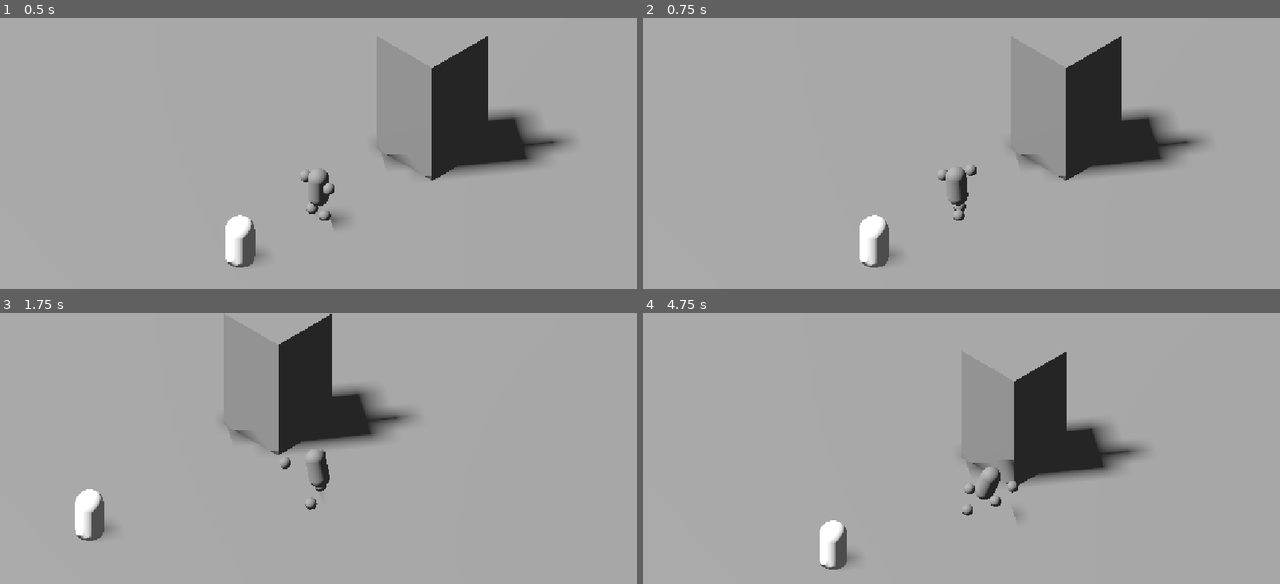
Above: before the commit, frames 1-4 (two rows, left to right).
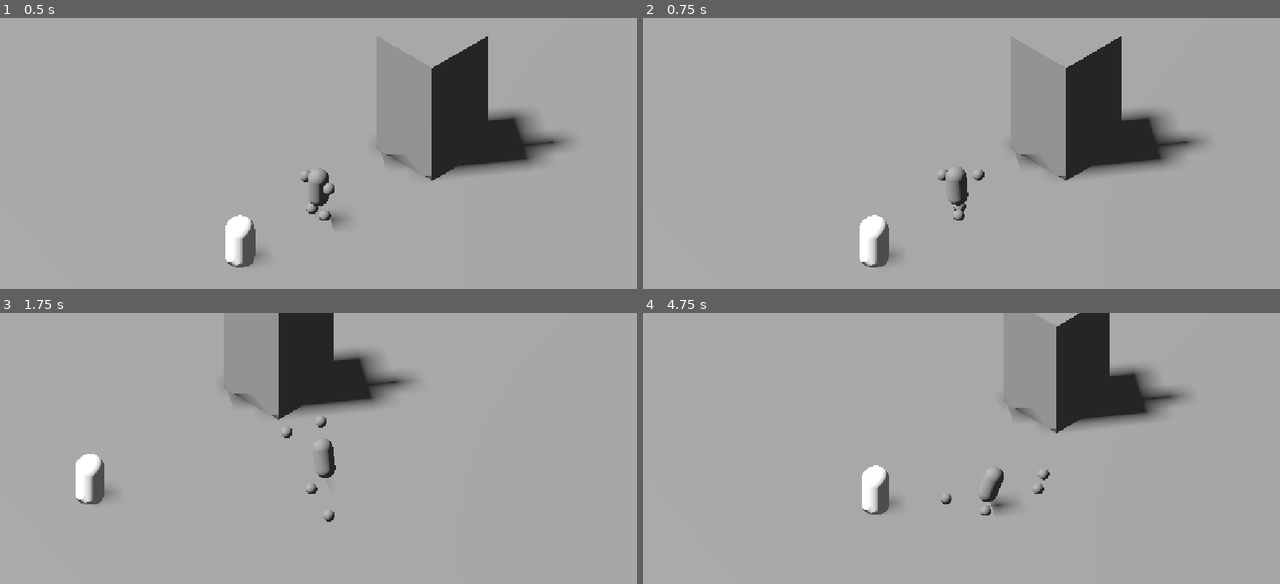
Above: after the commit, the same moments.

Repository: Virbek/3d-zelda-mole
Game: Godot game, scene res://TestingScene.tscn
Same seed, same stepped clock (60 frames per second), same inputs: the game is played once before the commit and once after it.
Inputs (mouse positions are in pixels of both pictures, inside the frame that each line leads up to):
- Up to frame 1 (0.5 s): no input
- Up to frame 2 (0.75 s): move the mouse to (1101, 180) at 0.52 s; press the mouse at (1101, 180) at 0.53 s; hold D (move_right) from 0.53 s (still down)
- Up to frame 3 (1.75 s): tap Shift (sprint) at 0.8, 1.35 s; move the mouse to (191, 510) at 1.27 s; release D (move_right) at 1.28 s; release the mouse at (191, 510) at 1.28 s; hold S (move_back) from 1.28 s (still down); tap Space (dodge, bound only after the commit) at 1.55 s
- Up to frame 4 (4.75 s): move the mouse to (1025, 413) at 2.02 s; release S (move_back) at 2.03 s; press the mouse at (1025, 413) at 2.03 s; hold D (move_right) 2.03-2.78 s; tap Space (dodge, bound only after the commit) at 2.1, 3.8, 4.35 s; move the mouse to (929, 565) at 2.77 s; release the mouse at (929, 565) at 2.78 s; hold Z (move_forward) 2.78-3.53 s; click (929, 565) at 2.85 s; tap Shift (sprint) at 3.05 s; move the mouse to (1152, 546) at 3.52 s; hold Shift (sprint) 3.53-4.28 s; hold Q (move_left) from 3.53 s (still down); move the mouse to (770, 437) at 4.27 s; click (770, 437) at 4.55 s

Frame 1 is identical in both runs. In frame 2, less than 0.1% of the frame differs, in the area x 50-54%, y 54-60%; in frame 3, 7.1%; in frame 4, 12%, in the area x 27-86%, y 0-95%.

Commit message:
add combo et dodge

Diff:
--- a/Script/player.gd
+++ /dev/null
@@ -1,38 +0,0 @@
-extends CharacterBody3D
-
-@export var speed: float = 6.0
-@export var acceleration: float = 25.0
-@export var rotation_speed: float = 14.0
-@export var gravity: float = 20.0
-
-@export var sprint_speed: float = 10.0
-
-var is_sprinting: bool = false
-
-const CAM_YAW := deg_to_rad(45.0)
-
-func _physics_process(delta: float) -> void:
-	if is_on_floor():
-		velocity.y = 0.0
-	else:
-		velocity.y -= gravity * delta
-
-	var input := Input.get_vector("move_left", "move_right", "move_forward","move_back")
-
-	var direction := Vector3(input.x, 0.0, input.y).rotated(Vector3.UP, CAM_YAW)
-
-	is_sprinting = Input.is_action_pressed("sprint") and direction.length_squared() > 0.01
-
-	var current_speed: float = sprint_speed if is_sprinting else speed
-
-	var target := direction* current_speed
-
-	velocity.x = move_toward(velocity.x, target.x, acceleration*delta)
-	velocity.z = move_toward(velocity.z, target.z, acceleration*delta)
-
-	if direction.length_squared() > 0.01:
-		var angle := atan2(-direction.x, -direction.z)
-		rotation.y = lerp_angle(rotation.y, angle, rotation_speed * delta)
-
-
-	move_and_slide()
--- /dev/null
+++ b/Script/player/combat.gd
@@ -0,0 +1,149 @@
+extends Node
+
+@export var rig_path: NodePath
+@export_flags_3d_physics var hit_mask: int = 2
+
+@export_group("Timings")
+## Durée de chaque coup du combo
+@export var durations: Array[float] = [0.26, 0.24, 0.42]
+## Début de la fenêtre d'enchaînement (fraction du coup)
+@export var chain_open: float = 0.40
+## Délai après la fin d'un coup avant reset du combo
+@export var chain_grace: float = 0.35
+
+@export_group("Hitbox")
+@export var hit_radius: float = 0.22
+@export var hit_windows: Array[Vector2] = [
+	Vector2(0.05, 0.95),
+	Vector2(0.05, 0.95),
+	Vector2(0., 1.00),
+]
+
+@export_group("Coup 3")
+@export var hop_force: float = 5.0
+@export var hop_forward: float = 2.5
+
+@onready var player: CharacterBody3D = get_parent()
+@onready var rig: Node3D = get_node(rig_path)
+
+var _step: int = 0          ## 0 = au repos, 1..3 = coup en cours
+var _t: float = 0.0
+var _buffered: bool = false
+var _grace: float = 0.0
+var _hit_list := []
+var _prev_pos := {}
+
+var is_attacking: bool:
+	get: return _step > 0
+
+
+func _unhandled_input(event: InputEvent) -> void:
+	if not event.is_action_pressed("attack"):
+		return
+	if player.is_dodging:
+		return
+
+	if _step == 0:
+		if _grace > 0.0 and _last_step < 3:
+			_start(_last_step + 1)
+		else:
+			_start(1)
+	elif _t >= chain_open and _step < 3:
+		_buffered = true   # mémorisé, joué à la fin du coup courant
+
+
+var _last_step: int = 0
+
+func _start(step: int) -> void:
+	_step = step
+	_last_step = step
+	_t = 0.0
+	_buffered = false
+	_grace = 0.0
+	_hit_list.clear()
+	_prev_pos.clear()
+	rig.play_attack(step)
+
+	if step == 3:
+		_hop()
+
+
+func _hop() -> void:
+	var fwd := -player.global_transform.basis.z
+	player.velocity.y = hop_force
+	player.velocity.x += fwd.x * hop_forward
+	player.velocity.z += fwd.z * hop_forward
+
+
+func _physics_process(delta: float) -> void:
+	if _grace > 0.0:
+		_grace = maxf(_grace - delta, 0.0)
+		if _grace == 0.0:
+			_last_step = 0
+
+	if _step == 0:
+		return
+
+	var prev := _t
+	_t += delta / durations[_step - 1]
+	rig.set_attack_progress(minf(_t, 1.0))
+
+	_check_hits(prev, minf(_t, 1.0))
+
+	if _t >= 1.0:
+		rig.end_attack()
+		_step = 0
+		_t = 0.0
+		_grace = chain_grace
+		if _buffered and _last_step < 3:
+			_start(_last_step + 1)
+
+
+@export var sweep_substeps: int = 6   ## découpage du balayage par frame
+
+
+func _check_hits(from_t: float, to_t: float) -> void:
+	var w: Vector2 = hit_windows[_step - 1]
+	if to_t < w.x or from_t > w.y:
+		return
+
+	# On ne teste que la portion réellement dans la fenêtre active
+	var a: float = maxf(from_t, w.x)
+	var b: float = minf(to_t, w.y)
+	if b <= a:
+		return
+
+	var sides := [1.0, -1.0] if _step == 3 else [1.0 if _step == 1 else -1.0]
+
+	for side in sides:
+		var prev: Vector3 = rig.get_attack_position(a, side)
+		for i in range(1, sweep_substeps + 1):
+			var t: float = lerp(a, b, float(i) / sweep_substeps)
+			var cur: Vector3 = rig.get_attack_position(t, side)
+			_sphere_at((prev + cur) * 0.5, hit_radius + prev.distance_to(cur) * 0.5)
+			prev = cur
+
+
+func _sphere_at(center: Vector3, radius: float) -> void:
+	var space := player.get_world_3d().direct_space_state
+
+	var shape := SphereShape3D.new()
+	shape.radius = radius
+
+	var params := PhysicsShapeQueryParameters3D.new()
+	params.shape = shape
+	params.transform = Transform3D(Basis(), center)
+	params.collision_mask = hit_mask
+	params.collide_with_areas = true
+	params.collide_with_bodies = false
+
+	for hit in space.intersect_shape(params, 8):
+		var e = hit.collider.get_parent()
+		if e in _hit_list:
+			continue
+		_hit_list.append(e)
+		if e.has_method("take_hit"):
+			var dir: Vector3 = e.global_position - player.global_position
+			dir.y = 0.0
+			if dir.length() > 0.01:
+				e.take_hit(dir.normalized())
--- /dev/null
+++ b/Script/player/player.gd
@@ -0,0 +1,86 @@
+extends CharacterBody3D
+
+@export var speed: float = 6.0
+@export var acceleration: float = 25.0
+@export var rotation_speed: float = 14.0
+@export var gravity: float = 20.0
+
+@export var sprint_speed: float = 10.0
+
+@export_group("Esquive")
+@export var dodge_speed: float = 16.0
+@export var dodge_duration: float = 0.26
+@export var dodge_cooldown: float = 0.18
+@export var iframe_window := Vector2(0.05, 0.65)
+
+var is_sprinting: bool = false
+
+const CAM_YAW := deg_to_rad(45.0)
+
+var is_dodging: bool = false
+var is_invulnerable: bool = false
+var _dodge_t: float = 0.0
+var _dodge_dir := Vector3.ZERO
+var _dodge_cd: float = 0.0
+
+func _physics_process(delta: float) -> void:
+
+	if is_on_floor():
+		velocity.y = 0.0
+	else:
+		velocity.y -= gravity * delta
+
+	var input := Input.get_vector("move_left", "move_right", "move_forward", "move_back")
+	var direction := Vector3(input.x, 0.0, input.y).rotated(Vector3.UP, CAM_YAW)
+
+	if _dodge_cd > 0.0:
+		_dodge_cd = maxf(_dodge_cd - delta, 0.0)
+
+	if Input.is_action_just_pressed("dodge") and not is_dodging and _dodge_cd <= 0.0:
+		is_dodging = true
+		_dodge_t = 0.0
+		_dodge_cd = dodge_duration + dodge_cooldown
+		# Sans input directionnel : pas en arrière
+		_dodge_dir = direction.normalized() if direction.length_squared() > 0.01 \
+			else -global_transform.basis.z * -1.0
+
+	is_sprinting = Input.is_action_pressed("sprint") and direction.length_squared() > 0.01
+
+	var current_speed: float = sprint_speed if is_sprinting else speed
+
+	var target := direction* current_speed
+
+	velocity.x = move_toward(velocity.x, target.x, acceleration*delta)
+	velocity.z = move_toward(velocity.z, target.z, acceleration*delta)
+
+	if direction.length_squared() > 0.01:
+		var angle := atan2(-direction.x, -direction.z)
+		rotation.y = lerp_angle(rotation.y, angle, rotation_speed * delta)
+
+
+	move_and_slide()
+
+	if is_dodging:
+		_dodge_t += delta / dodge_duration
+		is_invulnerable = _dodge_t >= iframe_window.x and _dodge_t <= iframe_window.y
+
+		# Tient la vitesse puis coupe net
+		var e: float = 1.0 - pow(_dodge_t, 3.0)
+		velocity.x = _dodge_dir.x * dodge_speed * e
+		velocity.z = _dodge_dir.z * dodge_speed * e
+
+		# Le perso regarde où il va
+		var a := atan2(-_dodge_dir.x, -_dodge_dir.z)
+		rotation.y = lerp_angle(rotation.y, a, 20.0 * delta)
+
+		if is_on_floor():
+			velocity.y = 0.0
+		else:
+			velocity.y -= gravity * delta
+
+		move_and_slide()
+
+		if _dodge_t >= 1.0:
+			is_dodging = false
+			is_invulnerable = false
+		return
--- a/Script/rig.gd
+++ b/Script/player/rig.gd
@@ -3,6 +3,10 @@
 ## Rig procédural style Rayman : pieds/mains détachés, corps tiré par un ressort.
 ## Les nœuds Body, FootL, FootR, HandL, HandR sont mis en top_level : ils vivent
 ## en coordonnées monde et peuvent donc prendre du retard sur le Player.
+##
+## Ce script ne gère QUE le visuel. La logique d'attaque (input, combo, dégâts)
+## vit dans Combat.gd, qui pilote ce rig via play_attack / set_attack_progress /
+## end_attack et lit get_attack_position pour ses hitbox.
 
 @export var player_path: NodePath
 
@@ -31,6 +35,10 @@
 @export var sprint_lead_multiplier: float = 1.8
 @export var sprint_swing_multiplier: float = 1.6
 
+@export_group("Esquive")
+@export var dodge_step_duration: float = 0.11
+@export var dodge_lead_multiplier: float = 2.6
+
 @export_group("Mains")
 @export var hand_offset := Vector3(0.55, 0.02, 0.05)  ## x latéral, y hauteur, z arrière
 @export var hand_stiffness: float = 55.0
@@ -38,14 +46,20 @@
 @export var hand_swing: float = 0.35
 
 @export_group("Attaque")
-@export var attack_reach: float = 0.85      ## rayon du balayage
+@export var attack_reach: float = 0.85      ## rayon du balayage circulaire
 @export var attack_height: float = 0.15     ## hauteur relative au centre du corps
-@export var attack_duration: float = 0.28
-@export var attack_arc: float = 180.0       ## amplitude en degrés
+@export var attack_arc: float = 180.0       ## amplitude du balayage en degrés
 @export var attack_recover: float = 0.12    ## retour progressif au ressort
-@export var hit_window := Vector2(0.15, 0.8)
-@export var hit_radius: float = 0.22
-@export_flags_3d_physics var hit_mask: int = 2  ## calque des ennemis
+
+@export_group("Coup 3 (frappe verticale)")
+@export var slam_wind_end: float = 0.45     ## fin de l'armé (fraction du coup)
+@export var slam_strike_end: float = 0.72   ## fin de l'abattement
+@export var slam_top: float = 1.15          ## hauteur au sommet de l'armé
+@export var slam_back: float = 0.55         ## recul derrière le corps à l'armé
+@export var slam_reach: float = 1.20        ## avancée au point d'impact
+@export var slam_bottom: float = -0.30      ## hauteur au point d'impact
+@export var slam_spread: float = 0.30       ## écartement des mains au repos
+@export var slam_join: float = 0.06         ## écartement au sommet (mains collées)
 
 @onready var player: CharacterBody3D = get_node(player_path)
 @onready var body: Node3D = $Body
@@ -78,10 +92,13 @@
 var _body_pos := Vector3.ZERO
 var _body_vel := Vector3.ZERO
 
-var _attacking := false
-var _attack_t := 0.0
-var _recover_t := 0.0
-var _already_hit := []
+var _was_dodging := false
+
+## Attaque : 0 = aucune, 1 = main droite, 2 = main gauche, 3 = slam deux mains
+var _atk_kind: int = 0
+var _atk_t: float = 0.0
+var _recover_t: float = 0.0
+var _recover_side: float = 0.0   ## 0 = les deux mains récupèrent
 
 
 func _ready() -> void:
@@ -110,19 +127,105 @@
 		_hands.append(h)
 
 
-func _unhandled_input(event: InputEvent) -> void:
-	if event.is_action_pressed("attack") and not _attacking:
-		_attacking = true
-		_attack_t = 0.0
-		_already_hit.clear()
-
-
 func _physics_process(delta: float) -> void:
 	_update_feet(delta)
 	_update_body(delta)
 	_update_hands(delta)
 
 
+# ---------------------------------------------------------------- API ATTAQUE
+# Appelée par Combat.gd. Le rig ne décide de rien, il joue.
+
+## kind : 1 = main droite, 2 = main gauche, 3 = slam des deux mains
+func play_attack(kind: int) -> void:
+	_atk_kind = kind
+	_atk_t = 0.0
+
+
+## Combat.gd fait avancer le temps, pour que visuel et hitbox restent synchrones
+func set_attack_progress(t: float) -> void:
+	_atk_t = t
+
+
+func end_attack() -> void:
+	_recover_side = 0.0 if _atk_kind == 3 else (1.0 if _atk_kind == 1 else -1.0)
+	_atk_kind = 0
+	_recover_t = attack_recover
+
+
+## Position d'une main à l'instant t. side : 1 = droite, -1 = gauche
+func get_attack_position(t: float, side: float) -> Vector3:
+	if _atk_kind == 3:
+		return _slam_position(t, side)
+	return _sweep_position(t, side)
+
+
+## Balayage circulaire horizontal.
+## Ancrage sur le corps (distance constante au buste),
+## orientation sur le Player (cap stable, jamais incliné).
+func _sweep_position(t: float, side: float) -> Vector3:
+	var half := deg_to_rad(attack_arc) * 0.5
+
+	# Adoucit le départ et la fin sans changer les extrémités
+	var e: float = t * t * (3.0 - 2.0 * t)
+
+	# La main droite balaye droite -> gauche, la gauche fait l'inverse
+	var angle: float = lerp(-half, half, e) * side
+
+	var fwd := Vector3.FORWARD.rotated(Vector3.UP, player.rotation.y)
+	var dir: Vector3 = fwd.rotated(Vector3.UP, angle)
+
+	var origin: Vector3 = body.global_position + Vector3.UP * attack_height
+	return origin + dir * attack_reach
+
+
+## Frappe verticale : armé haut et en arrière, abattement en arc, retour en garde.
+func _slam_position(t: float, side: float) -> Vector3:
+	var fwd := Vector3.FORWARD.rotated(Vector3.UP, player.rotation.y)
+	var right := Vector3.RIGHT.rotated(Vector3.UP, player.rotation.y)
+
+	# Points clés de la trajectoire, en coordonnées (avant, hauteur)
+	var p_rest := Vector2(hand_offset.z * -1.0, hand_offset.y)
+	var p_top := Vector2(-slam_back, slam_top)
+	var p_hit := Vector2(slam_reach, slam_bottom)
+
+	var pos: Vector2
+	var spread: float
+
+	if t < slam_wind_end:
+		# --- 1. Armé : les mains montent en arrière et se rejoignent ---
+		var k: float = t / slam_wind_end
+		var e: float = k * k * (3.0 - 2.0 * k)   # doux au départ et à l'arrivée
+		pos = p_rest.lerp(p_top, e)
+		spread = lerp(slam_spread, slam_join, e)
+
+	elif t < slam_strike_end:
+		# --- 2. Abattement : arc vertical, accélération brutale ---
+		var k: float = (t - slam_wind_end) / (slam_strike_end - slam_wind_end)
+		var e: float = pow(k, 2.4)
+
+		# Arc de cercle : le centre est devant et en haut du corps
+		var a_start := atan2(p_top.y, p_top.x)
+		var a_end := atan2(p_hit.y, p_hit.x)
+		var radius: float = lerp(p_top.length(), p_hit.length(), e)
+		var a: float = lerp_angle(a_start, a_end, e)
+
+		pos = Vector2(cos(a), sin(a)) * radius
+		spread = slam_join
+
+	else:
+		# --- 3. Retour en garde ---
+		var k: float = (t - slam_strike_end) / (1.0 - slam_strike_end)
+		var e: float = k * k * (3.0 - 2.0 * k)
+		pos = p_hit.lerp(p_rest, e)
+		spread = lerp(slam_join, slam_spread, e)
+
+	return body.global_position \
+		+ fwd * pos.x \
+		+ Vector3.UP * pos.y \
+		+ right * side * spread
+
+
 # ---------------------------------------------------------------- PIEDS
 
 ## Où le pied "devrait" être, compte tenu de la position et de la vitesse actuelles.
@@ -133,7 +236,9 @@
 	var lead := Vector3.ZERO
 	if hv.length() > 0.1:
 		var l := step_lead
-		if player.is_sprinting:
+		if player.is_dodging:
+			l *= dodge_lead_multiplier
+		elif player.is_sprinting:
 			l *= sprint_lead_multiplier
 		lead = hv.normalized() * l
 
@@ -156,10 +261,21 @@
 
 
 func _update_feet(delta: float) -> void:
+	# Au démarrage de l'esquive, les deux pieds décollent ensemble : ça fait un bond
+	if player.is_dodging and not _was_dodging:
+		for f in _feet:
+			f.stepping = true
+			f.t = 0.0
+			f.from = f.planted
+			f.to = _rest_target(f)
+		_body_vel += _feet[0].to - _feet[0].from
+	_was_dodging = player.is_dodging
+
 	# 1. Faire avancer les pas en cours
 	for f in _feet:
 		if f.stepping:
-			f.t += delta / step_duration
+			var dur: float = dodge_step_duration if player.is_dodging else step_duration
+			f.t += delta / dur
 			if f.t >= 1.0:
 				f.t = 1.0
 				f.stepping = false
@@ -171,7 +287,7 @@
 		else:
 			f.node.global_position = f.planted
 
-	# 2. Un seul pied en l'air à la fois
+	# 2. Un seul pied en l'air à la fois (sauf au départ de l'esquive, ci-dessus)
 	for f in _feet:
 		if f.stepping:
 			return
@@ -244,19 +360,8 @@
 # ---------------------------------------------------------------- MAINS
 
 func _update_hands(delta: float) -> void:
-	# --- Minuteurs de l'attaque ---
-	if _attacking:
-		var prev_t := _attack_t
-		_attack_t += delta / attack_duration
-
-		if prev_t <= hit_window.y and _attack_t >= hit_window.x:
-			_sweep_hit(_attack_position(prev_t), _attack_position(minf(_attack_t, 1.0)))
-
-		if _attack_t >= 1.0:
-			_attack_t = 1.0
-			_attacking = false
-			_recover_t = attack_recover
-	elif _recover_t > 0.0:
+	# Le temps de l'attaque est piloté par Combat.gd ; ici, juste la récupération
+	if _atk_kind == 0 and _recover_t > 0.0:
 		_recover_t = maxf(_recover_t - delta, 0.0)
 
 	# --- Balancement : la main opposée au pied en l'air part devant ---
@@ -281,70 +386,30 @@
 
 		var target: Vector3 = body.global_position + b * local
 
-		# La main droite est pilotée directement pendant l'attaque
-		if h.side > 0.0 and _attacking:
-			h.pos = _attack_position(_attack_t)
+		# Cette main est-elle pilotée par l'attaque en cours ?
+		var driven := false
+		if _atk_kind == 3:
+			driven = true
+		elif _atk_kind == 1 and h.side > 0.0:
+			driven = true
+		elif _atk_kind == 2 and h.side < 0.0:
+			driven = true
+
+		if driven:
+			h.pos = get_attack_position(_atk_t, h.side)
 			h.vel = Vector3.ZERO
 			h.node.global_position = h.pos
 			h.node.rotation = body.rotation
 			continue
 
-		# Reprise en douceur après le coup
-		if h.side > 0.0 and _recover_t > 0.0:
-			var k: float = 1.0 - (_recover_t / attack_recover)
-			h.vel += (target - h.pos) * (hand_stiffness * k) * delta
-		else:
-			h.vel += (target - h.pos) * hand_stiffness * delta
-
+		# Reprise en douceur après le coup : la raideur remonte progressivement
+		var stiff := hand_stiffness
+		if _recover_t > 0.0 and (_recover_side == 0.0 or h.side == _recover_side):
+			stiff *= 1.0 - (_recover_t / attack_recover)
+
+		h.vel += (target - h.pos) * stiff * delta
 		h.vel *= exp(-hand_damping * delta)
 		h.pos += h.vel * delta
 
 		h.node.global_position = h.pos
 		h.node.rotation = body.rotation
-
-
-# ---------------------------------------------------------------- ATTAQUE
-
-## Position de la main droite pendant le balayage.
-## Ancrage sur le corps (distance constante au buste),
-## orientation sur le Player (cap stable, jamais incliné).
-func _attack_position(t: float) -> Vector3:
-	var half := deg_to_rad(attack_arc) * 0.5
-
-	# Adoucit le départ et la fin sans changer les extrémités
-	var e: float = t * t * (3.0 - 2.0 * t)
-
-	# De -half (côté droit) vers +half (côté gauche)
-	var angle: float = lerp(-half, half, e)
-
-	var fwd := Vector3.FORWARD.rotated(Vector3.UP, player.rotation.y)
-	var dir: Vector3 = fwd.rotated(Vector3.UP, angle)
-
-	var origin: Vector3 = body.global_position + Vector3.UP * attack_height
-	return origin + dir * attack_reach
-
-
-## Teste tout le volume balayé entre deux frames : aucun tunneling possible.
-func _sweep_hit(from: Vector3, to: Vector3) -> void:
-	var space := get_world_3d().direct_space_state
-
-	var shape := SphereShape3D.new()
-	shape.radius = hit_radius + from.distance_to(to) * 0.5
-
-	var params := PhysicsShapeQueryParameters3D.new()
-	params.shape = shape
-	params.transform = Transform3D(Basis(), (from + to) * 0.5)
-	params.collision_mask = hit_mask
-	params.collide_with_areas = true
-	params.collide_with_bodies = false
-
-	for hit in space.intersect_shape(params, 8):
-		var e = hit.collider.get_parent()
-		if e in _already_hit:
-			continue
-		_already_hit.append(e)
-		if e.has_method("take_hit"):
-			var dir: Vector3 = e.global_position - player.global_position
-			dir.y = 0.0
-			if dir.length() > 0.01:
-				e.take_hit(dir.normalized())
--- a/TestingScene.tscn
+++ b/TestingScene.tscn
@@ -1,9 +1,10 @@
 [gd_scene format=3 uid="uid://u0qu6fw50sb6"]
 
 [ext_resource type="Script" uid="uid://b07lnyprg4fw0" path="res://Script/camera_rig.gd" id="1_iyuba"]
-[ext_resource type="PackedScene" uid="uid://b34mk8qpxnm3e" path="res://Enemy.tscn" id="1_ypt0w"]
-[ext_resource type="Script" uid="uid://bn1pb4k3883he" path="res://Script/player.gd" id="2_6mnxl"]
-[ext_resource type="Script" uid="uid://b5w3j321nkicy" path="res://Script/rig.gd" id="3_6mnxl"]
+[ext_resource type="PackedScene" uid="uid://b34mk8qpxnm3e" path="res://prefab/Enemy.tscn" id="1_ypt0w"]
+[ext_resource type="Script" uid="uid://bn1pb4k3883he" path="res://Script/player/player.gd" id="2_6mnxl"]
+[ext_resource type="Script" uid="uid://b5w3j321nkicy" path="res://Script/player/rig.gd" id="3_6mnxl"]
+[ext_resource type="Script" uid="uid://d24fcjnhsun8w" path="res://Script/player/combat.gd" id="5_5gf4p"]
 
 [sub_resource type="PlaneMesh" id="PlaneMesh_osq7l"]
 
@@ -113,6 +114,13 @@
 transform = Transform3D(0.4, 0, 0, 0, 0.4, 0, 0, 0, 0.4, 0, 0, 0)
 mesh = SubResource("SphereMesh_an2lv")
 
+[node name="Combat" type="Node3D" parent="Player" unique_id=1908521376]
+script = ExtResource("5_5gf4p")
+rig_path = NodePath("../Rig")
+durations = Array[float]([0.3, 0.3, 0.75])
+hit_radius = 0.75
+hit_windows = Array[Vector2]([Vector2(0.05, 0.95), Vector2(0.05, 0.95), Vector2(0.45, 0.8)])
+
 [node name="StaticBody3D" type="StaticBody3D" parent="." unique_id=940025571]
 transform = Transform3D(2.635, 0, 0, 0, 4.775, 0, 0, 0, 2.635, 0, 2.2377598, -5.385519)
 
--- a/Enemy.tscn
+++ b/prefab/Enemy.tscn
@@ -1,6 +1,6 @@
 [gd_scene format=3 uid="uid://b34mk8qpxnm3e"]
 
-[ext_resource type="Script" uid="uid://c3ttsl24yvlx1" path="res://enemy.gd" id="1_tt7e2"]
+[ext_resource type="Script" uid="uid://c3ttsl24yvlx1" path="res://Script/enemy/enemy.gd" id="1_tt7e2"]
 
 [sub_resource type="CapsuleMesh" id="CapsuleMesh_osq7l"]
 
--- a/project.godot
+++ b/project.godot
@@ -56,6 +56,11 @@
 "events": [Object(InputEventMouseButton,"resource_local_to_scene":false,"resource_name":"","device":-1,"window_id":0,"a …(258 unchanged characters)…
 ]
 }
+dodge={
+"deadzone": 0.2,
+"events": [Object(InputEventKey,"resource_local_to_scene":false,"resource_name":"","device":-1,"window_id":0,"alt_pressed":false,"shift_pressed":false,"ctrl_pressed":false,"meta_pressed":false,"pressed":false,"keycode":32,"physical_keycode":0,"key_label":0,"unicode":32,"location":0,"echo":false,"script":null)
+]
+}
 
 [physics]
 
Renamed: enemy.gd -> Script/enemy/enemy.gd
Renamed: enemy.gd.uid -> Script/enemy/enemy.gd.uid
Not shown, added: Script/player/combat.gd.uid
Renamed: Script/player.gd.uid -> Script/player/player.gd.uid
Renamed: Script/rig.gd.uid -> Script/player/rig.gd.uid
